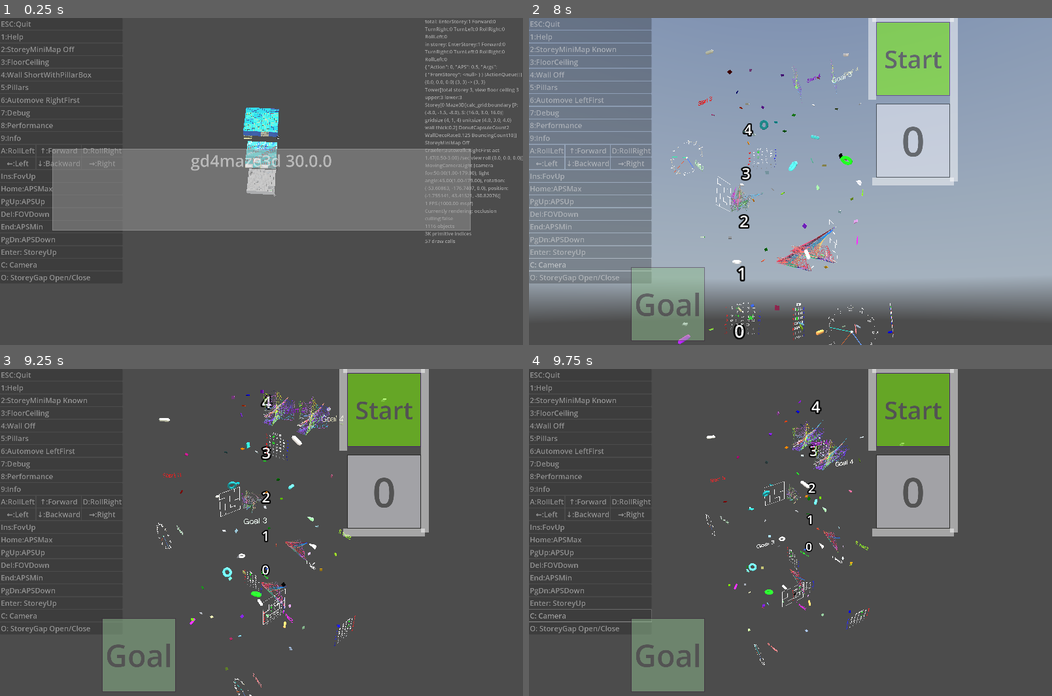
Above: before the commit, frames 1-4 (two rows, left to right).
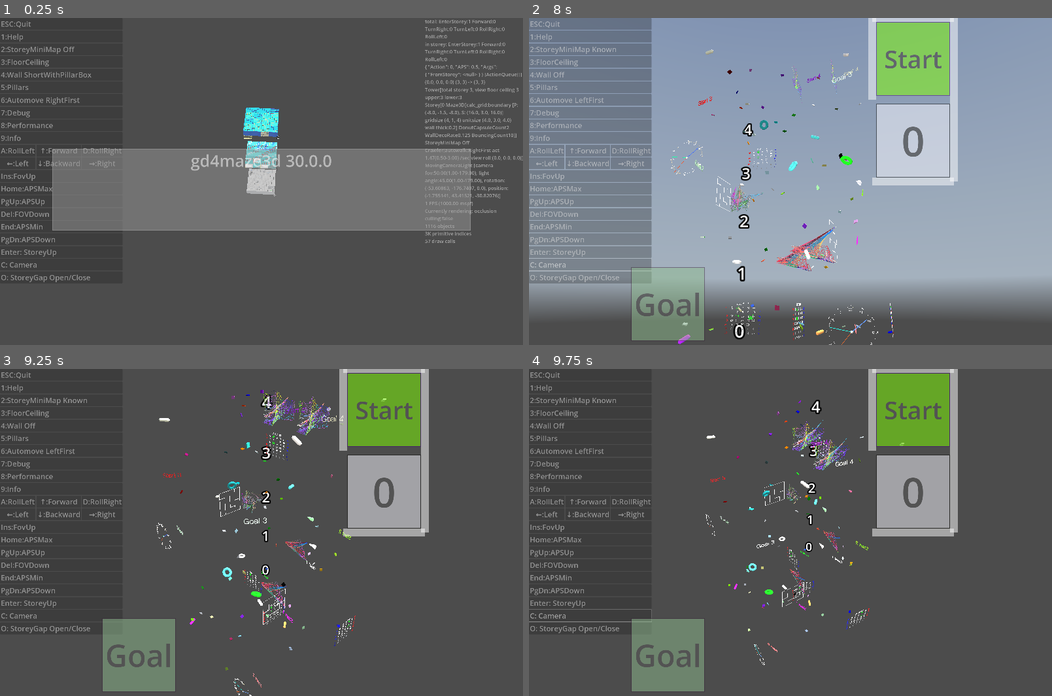
Above: after the commit, the same moments.

Repository: kasworld/gd4maze3d
Game: Godot game, scene res://main.tscn
Same seed, same stepped clock (60 frames per second), same inputs: the game is played once before the commit and once after it. A sky picture missing from this copy of the repository is replaced by a grey-blue gradient.
Inputs (mouse positions are in pixels of both pictures, inside the frame that each line leads up to):
- Up to frame 1 (0.25 s): no input
- Up to frame 2 (8 s): click "Enter: StoreyUp" at 0.5 s; click "Enter: StoreyUp" at 1.25 s; tap Enter at 2 s; move the mouse to (905, 165) at 2.02 s; hold Right 2.03-2.78 s; tap Q at 2.1 s; click (905, 165) at 2.17 s; move the mouse to (685, 197) at 2.77 s; hold Down 2.78-3.53 s; tap E at 2.85 s; move the mouse to (842, 109) at 3.52 s; hold Right 3.53-4.28 s; tap 1 at 3.6 s; move the mouse to (764, 246) at 4.27 s; hold Up 4.28-5.03 s; tap 2 at 4.35 s; click (764, 246) at 4.42 s; move the mouse to (947, 230) at 5.02 s; hold Left 5.03-6.53 s; tap 3 at 5.1 s; move the mouse to (633, 132) at 5.77 s; tap 4 at 5.85 s; move the mouse to (816, 181) at 6.52 s; hold Down 6.53-7.28 s; tap 5 at 6.6 s; click (816, 181) at 6.67 s; move the mouse to (712, 99) at 7.27 s; hold Right from 7.28 s (still down); tap 6 at 7.35 s
- Up to frame 3 (9.25 s): move the mouse to (376, 516) at 8.02 s; release Right at 8.03 s; hold Up 8.03-8.78 s; tap 7 at 8.1 s; move the mouse to (156, 548) at 8.77 s; hold Right from 8.78 s (still down); tap 8 at 8.85 s; click (156, 548) at 8.92 s
- Up to frame 4 (9.75 s): move the mouse to (842, 460) at 9.52 s; release Right at 9.53 s; hold Down from 9.53 s (still down); tap 9 at 9.6 s

The runs differ from the first frame. In frame 1, less than 0.1% of the frame differs, in the area x 48-49%, y 46-47%; in frame 2, less than 0.1%, in the area x 30-65%, y 39-100%; in frame 3, less than 0.1%; in frame 4, less than 0.1%.

Commit message:
update lib clock cal

Diff:
--- a/analog_clock_3d/analog_clock_3d.gd
+++ b/analog_clock_3d/analog_clock_3d.gd
@@ -1,5 +1,10 @@
 extends Node3D
 class_name AnalogClock3D
+
+## with time zone applied
+static func get_localtime_from_system() -> float:
+	var tz := Time.get_time_zone_from_system()
+	return Time.get_unix_time_from_system() +tz["bias"]*60
 
 enum BarAlign {In, Mid, Out}
 
@@ -114,17 +119,17 @@
 	return sp
 
 ## ms : Time.get_unix_time_from_system() , tz_shift : 9
-func update_clock(ms :float, tz_shift :float):
-	var hands_rad := calc_rad_for_hand(ms, tz_shift)
+func update_clock(ms :float):
+	var hands_rad := calc_rad_for_hand(ms)
 	$SecondBase.rotation.z = -hands_rad[2]
 	$MinuteBase.rotation.z = -hands_rad[1]
 	$HourBase.rotation.z = -hands_rad[0]
 
 ## [hour, minute, second]
-func calc_rad_for_hand(ms :float, tz_shift :float) -> Array[float]:
+func calc_rad_for_hand(ms :float) -> Array[float]:
 	var second := ms - int(ms/60)*60
 	ms = ms / 60
 	var minute := ms - int(ms/60)*60
 	ms = ms / 60
-	var hour := ms - int(ms/24)*24 + tz_shift
+	var hour := ms - int(ms/24)*24
 	return [PI/6.0*hour, PI/30.0*minute, PI/30.0*second]
--- a/calendar_3d/calendar_3d.gd
+++ b/calendar_3d/calendar_3d.gd
@@ -1,5 +1,18 @@
 extends Node3D
 class_name Calendar3D
+
+## with time zone applied
+static func get_localtime_from_system() -> float:
+	var tz := Time.get_time_zone_from_system()
+	return Time.get_unix_time_from_system() +tz["bias"]*60
+
+static func make_unix_time(year :int, month :int, day :int) -> int:
+	return Time.get_unix_time_from_datetime_dict({
+		"year" : year,
+		"month" : month,
+		"day" : day,
+	})
+
 
 var font := preload("res://font/HakgyoansimBareondotumR.ttf")
 const weekdaystring := ["일","월","화","수","목","금","토"]
@@ -48,7 +61,7 @@
 		$BackplaneBox.mesh.material.albedo_color = colors.calbg
 		$BackplaneBox.mesh.size = Vector3(w, h, d*0.5)
 	init_calendar(w, h,d, fsize)
-	update_calendar(get_localtime_from_system())
+	update_calendar(get_localtime_from_system() as int)
 	return self
 
 func init_calendar(w :float, h :float, d:float, fsize :float) -> void:
@@ -78,18 +91,7 @@
 func set_mesh_text(sp:MeshInstance3D, text :String) -> void:
 	sp.mesh.text = text
 
-## with time zone applied
-static func get_localtime_from_system() -> int:
-	var tz := Time.get_time_zone_from_system()
-	var today :int = int(Time.get_unix_time_from_system()) +tz["bias"]*60
-	return today
 
-static func make_unix_time(year :int, month :int, day :int) -> int:
-	return Time.get_unix_time_from_datetime_dict({
-		"year" : year,
-		"month" : month,
-		"day" : day,
-	})
 
 func update_calendar(unix_time :int) -> void:
 	var datetime_dict := Time.get_date_dict_from_unix_time(unix_time)
@@ -126,8 +128,8 @@
 var old_time_dict = {"day":0} # datetime dict
 func update_calender_if_day_changed() -> void:
 	var today := get_localtime_from_system()
-	var time_now_dict := Time.get_date_dict_from_unix_time(today)
+	var time_now_dict := Time.get_date_dict_from_unix_time(today as int)
 	# date changed, update datelabel, calendar
 	if old_time_dict["day"] != time_now_dict["day"]:
 		old_time_dict = time_now_dict
-		update_calendar(today)
+		update_calendar(today as int)
--- a/lib/animate_gradient.gd
+++ b/lib/animate_gradient.gd
@@ -1,6 +1,9 @@
 class_name AnimateGradient
 
 var color_fn :Callable
+
+func _to_string() -> String:
+	return "AnimateGradient[%s %s]" % [color_list, color_rate]
 
 func _init(color_fn_a :Callable = NamedColors.random_color) -> void:
 	set_color_fn(color_fn_a)
--- a/lib/dayinfo.gd
+++ b/lib/dayinfo.gd
@@ -29,12 +29,12 @@
 ]
 """
 
-func clear()->void:
+func clear() -> void:
 	day_repeat_list.clear()
 	data_dict.clear()
 
 # return true if added
-func add_day_repeat_data(k :String, v :String)->bool:
+func add_day_repeat_data(k :String, v :String) -> bool:
 	var klist := k.split("/", false,1)
 	if klist.size() != 2:
 		return false
@@ -45,7 +45,7 @@
 	day_repeat_list.append( [ klist[0], repeat_day.to_int(), v ] )
 	return true
 
-func make(text:String)->void:
+func make(text:String) -> void:
 	clear()
 	var lines := text.strip_edges().split("\n", false,0)
 	for s in lines :
@@ -64,7 +64,7 @@
 			data_dict[key].append(value)
 #	print_debug(day_repeat_list)
 
-func get_daystringlist()->Array[String]:
+func get_daystringlist() -> Array[String]:
 	var rtn :Array[String] = []
 	var addkey := func(key):
 		if data_dict.get(key) == null:
@@ -92,7 +92,7 @@
 	return rtn
 
 # string must YYYY-MM-DD no time zone
-func calc_day_diff(from :String, to :String)->int:
-	var from_tick := Time.get_unix_time_from_datetime_string (from)
-	var to_tick := Time.get_unix_time_from_datetime_string (to)
-	return (to_tick-from_tick)/(24*60*60)
+func calc_day_diff(from :String, to :String) -> int:
+	var from_tick := Time.get_unix_time_from_datetime_string(from)
+	var to_tick := Time.get_unix_time_from_datetime_string(to)
+	return (to_tick-from_tick)/(24.0*60*60) as int
--- a/lib/info_text.gd
+++ b/lib/info_text.gd
@@ -5,7 +5,7 @@
 signal text_updated(info_text :String)
 
 var request_dict := {}
-func init_request(weather_url :String, dayinfo_url:String, todayinfo_url:String )->void:
+func init_request(weather_url :String, dayinfo_url:String, todayinfo_url:String ) -> void:
 	request_dict["weather_url"] = MyHTTPRequest.new(
 		weather_url,
 		60,	weather_success, weather_fail,
@@ -21,12 +21,12 @@
 	for k in request_dict:
 		add_child(request_dict[k])
 
-func update_urls(weather_url :String, dayinfo_url:String, todayinfo_url:String )->void:
+func update_urls(weather_url :String, dayinfo_url:String, todayinfo_url:String ) -> void:
 	request_dict.weather_url.url_to_get = weather_url
 	request_dict.dayinfo_url.url_to_get = dayinfo_url
 	request_dict.todayinfo_url.url_to_get = todayinfo_url
 
-func force_update()->void:
+func force_update() -> void:
 	for k in request_dict:
 		request_dict[k].force_update()
 
@@ -41,32 +41,32 @@
 	text_updated.emit(info_text)
 
 var weather_info :Array[String]
-func weather_success(body)->void:
+func weather_success(body) -> void:
 	var text :String = body.get_string_from_utf8()
 	weather_info = split2list( text )
 	make_info_text()
-func weather_fail()->void:
+func weather_fail() -> void:
 	weather_info.clear()
 	make_info_text()
 
 var day_info = DayInfo.new()
-func dayinfo_success(body)->void:
+func dayinfo_success(body) -> void:
 	day_info.make(body.get_string_from_utf8())
 	make_info_text()
-func dayinfo_fail()->void:
+func dayinfo_fail() -> void:
 	day_info.clear()
 	make_info_text()
 
 var today_info :Array[String]
-func todayinfo_success(body)->void:
+func todayinfo_success(body) -> void:
 	today_info = split2list( body.get_string_from_utf8().strip_edges() )
 	make_info_text()
-func todayinfo_fail()->void:
+func todayinfo_fail() -> void:
 	today_info.clear()
 	make_info_text()
 
 # remove empty line
-func split2list(text :String)->Array[String]:
+func split2list(text :String) -> Array[String]:
 	var lines := text.strip_edges().split("\n", false,0)
 	var rtn :Array[String]=[]
 	for l in lines:
--- a/lib/myhttprequest.gd
+++ b/lib/myhttprequest.gd
@@ -32,7 +32,7 @@
 	http_request.request(url_to_get)
 
 # reload on next request, ignore modify date check
-func force_update()->void:
+func force_update() -> void:
 	last_modified = ""
 	update()
 
@@ -47,7 +47,7 @@
 		last_modified = ""
 		fail_to_get.call()
 
-func key_value_from_header(key: String ,headers: PackedStringArray )->String:
+func key_value_from_header(key: String ,headers: PackedStringArray ) -> String:
 	var keyLen := len(key)
 	for i in headers:
 		if i.left(keyLen) == key:
--- a/storey/storey.gd
+++ b/storey/storey.gd
@@ -239,7 +239,7 @@
 				n.rotate_y(Maze.DirToRadian(Maze.FlagToDir[dir]))
 				n.position = maze3d.deco_pos_by_dir(x,y,dir)
 				$WallDeco.add_child(n)
-				n.update_clock(Time.get_unix_time_from_system(), 9.0)
+				n.update_clock(AnalogClock3D.get_localtime_from_system())
 
 
 func make_line2d_subvuewport(size_pixel:Vector2i) -> SubViewport:
